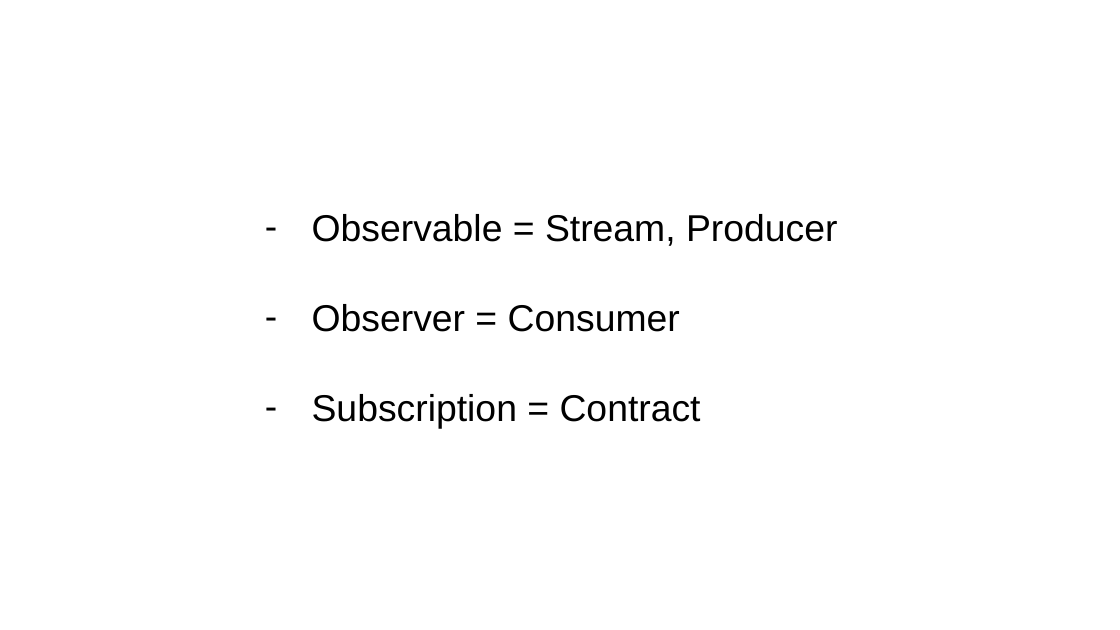
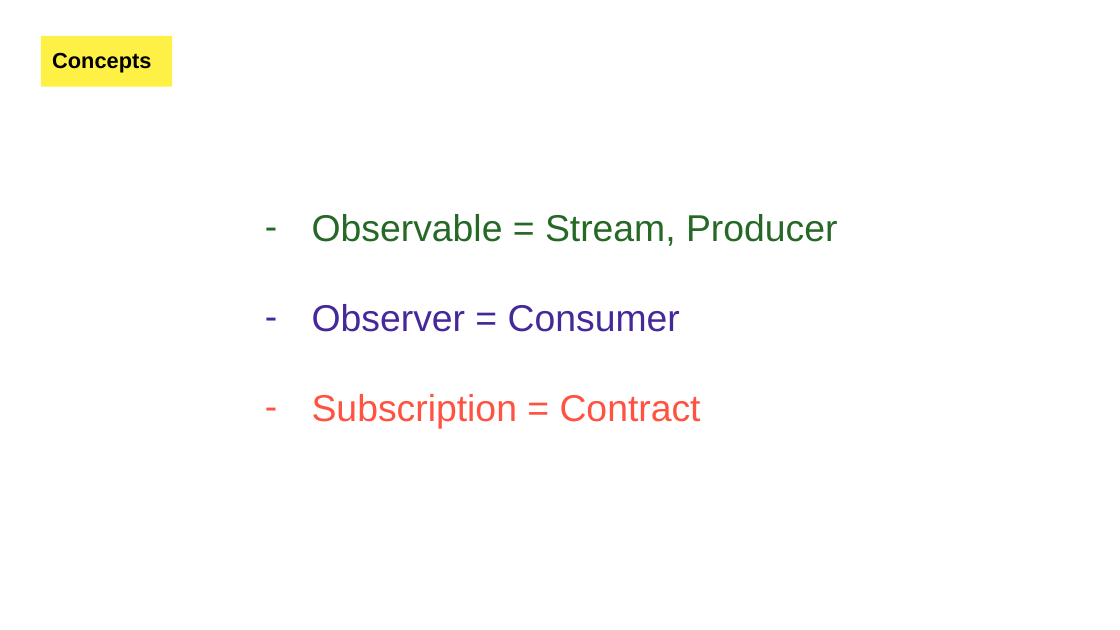
Before and after one commit to luciapayo/DroidconPresentation, a slide deck: slide 20 of Presentation/DroidconRx.potx.pptx (slide 18 before the commit). Drawn at 1120x630 pixels with LibreOffice and Linux fonts; fonts in the diff are those of the drawing; background and template pictures are left out. Boxes give left, top, right and bottom in pixels: in the first picture for what was removed or moved away, otherwise in the second. Text is boxed around its words. In the diff, an @@ line names an element or a change of style, - is before the commit and + after.

```diff
--- a/Presentation/DroidconRx.potx.pptx
+++ b/Presentation/DroidconRx.potx.pptx
@@ rectangle added at <box>41,36,172,86</box>, fill #FFF046, 14 pt, text #000000, bold @@
+Concepts
@@ text "Observable = Stream, Producer" at <box>312,214,837,428</box>: text colour #000000 to #266826 in "Observable = Stream, Producer"; text colour #000000 to #46289A in "Observer = Consumer"; text colour #000000 to #FF5240 in "Subscription = Contract"; bullet colour #000000 to #266826; bullet colour #000000 to #46289A; bullet colour #000000 to #FF5240 @@
```
Also in this commit, not shown: 15 other slides changed, 38 slides added, 9 slides removed, 6 other files.
